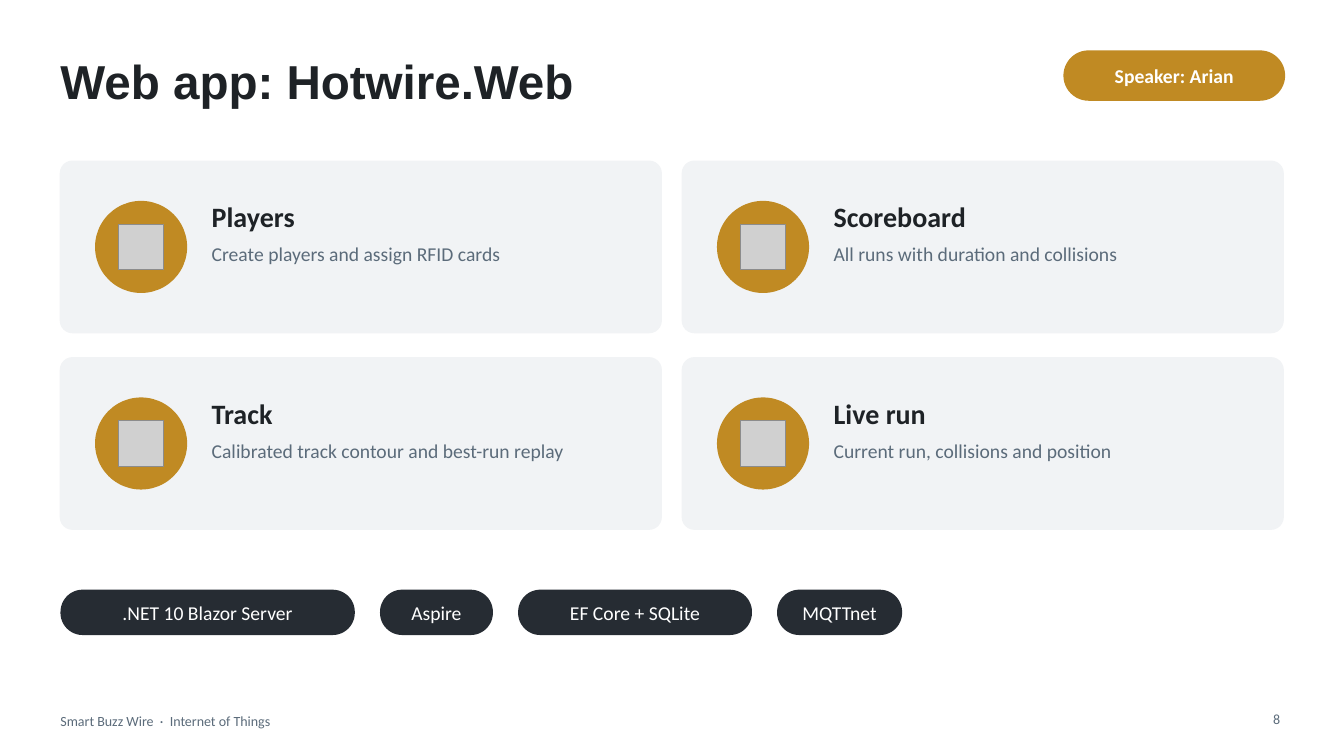
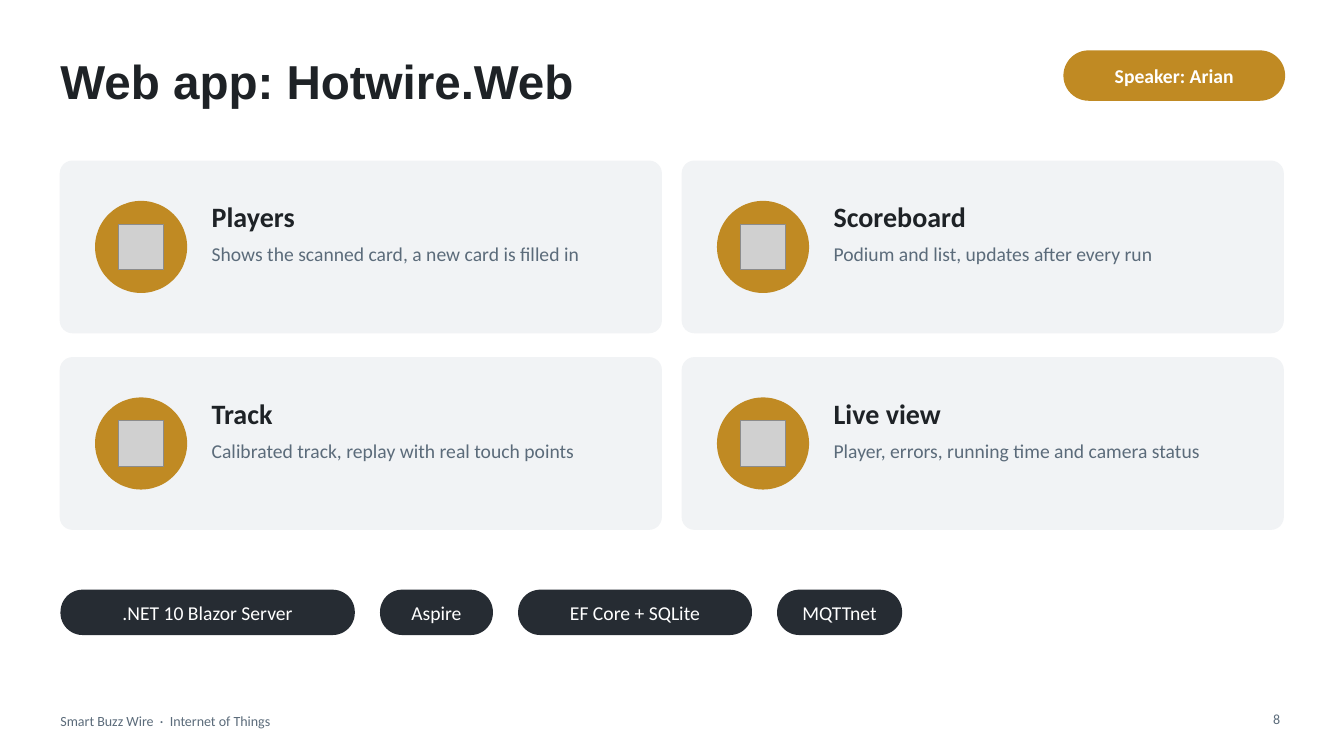
Before and after one commit to NikaV2610/iot-buzz-wire, a slide deck: slide 8 of docs/SmartBuzzWire_Presentation.pptx. Drawn at 1344x756 pixels with LibreOffice and Linux fonts; fonts in the diff are those of the drawing; grey boxes stand for pictures. Boxes give left, top, right and bottom in pixels: in the first picture for what was removed or moved away, otherwise in the second. Text is boxed around its words. In the diff, an @@ line names an element or a change of style, - is before the commit and + after.

```diff
--- a/docs/SmartBuzzWire_Presentation.pptx
+++ b/docs/SmartBuzzWire_Presentation.pptx
@@ text at box(212, 247, 579, 263): text changed @@
-Create players and assign RFID cards
+Shows the scanned card, a new card is filled in
@@ text at box(834, 247, 1152, 264): text changed @@
-All runs with duration and collisions
+Podium and list, updates after every run
@@ text at box(834, 404, 941, 424): text changed @@
-Live run
+Live view
@@ text at box(212, 444, 574, 461): text changed @@
-Calibrated track contour and best-run replay
+Calibrated track, replay with real touch points
@@ text at box(834, 444, 1200, 462): text changed @@
-Current run, collisions and position
+Player, errors, running time and camera status
```
Also in this commit, not shown: 9 other slides changed, 41 other files.
